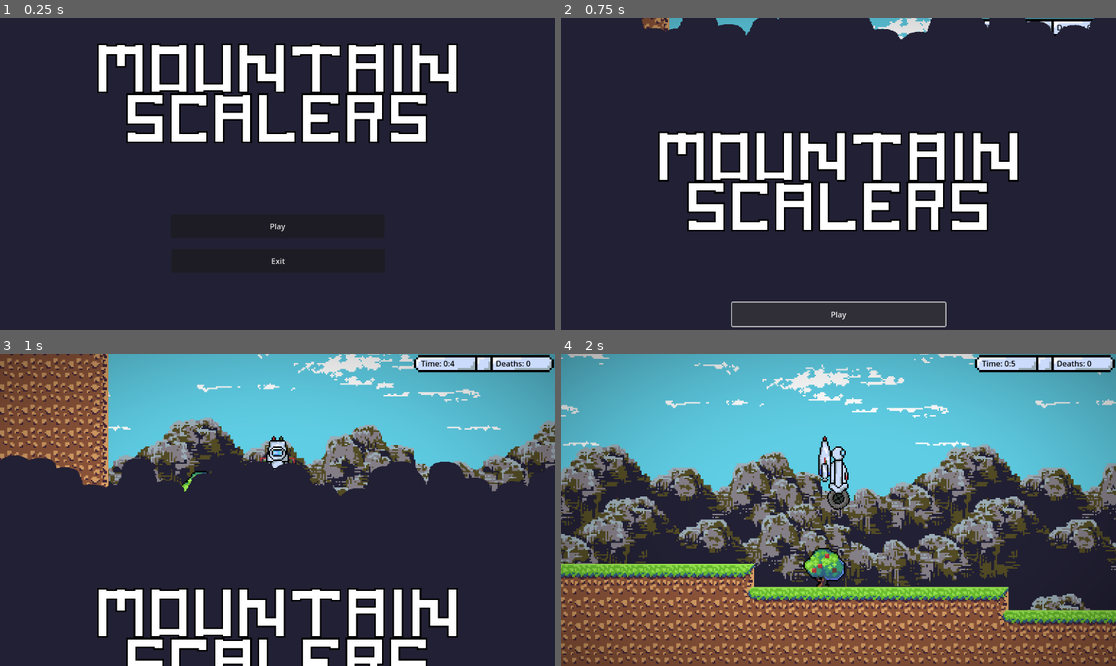
Above: before the commit, frames 1-4 (two rows, left to right).
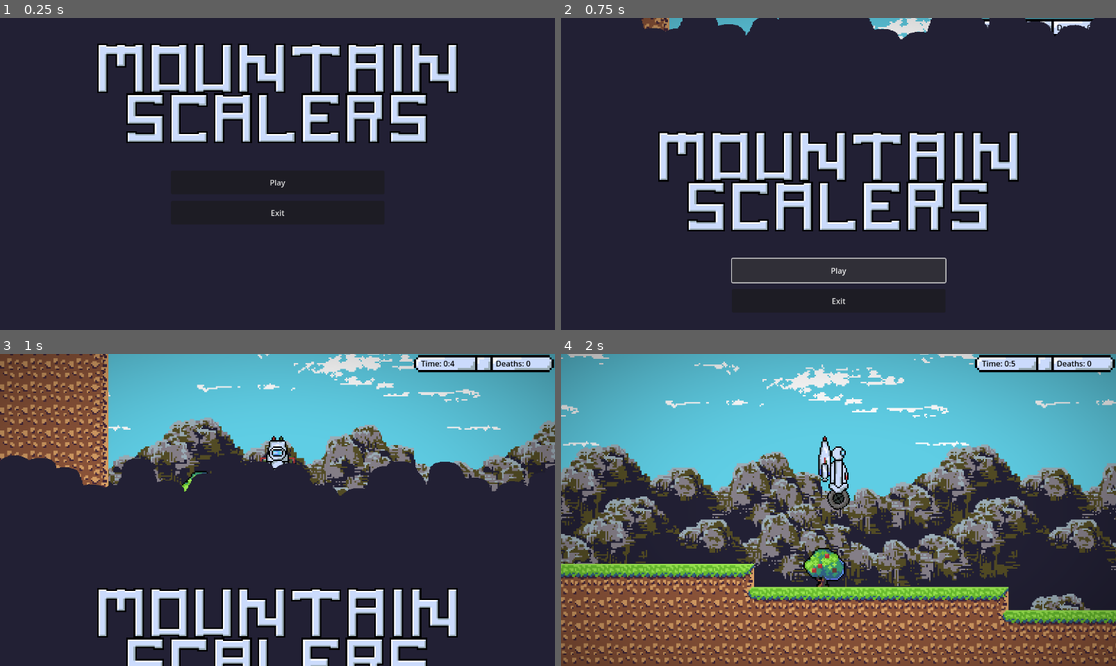
Above: after the commit, the same moments.

Repository: Hexuar/GMTK-Jam
Game: Godot game, scene res://scenes/main.tscn
Same seed, same stepped clock (60 frames per second), same inputs: the game is played once before the commit and once after it.
Inputs:
- Up to frame 1 (0.25 s): no input
- Up to frame 2 (0.75 s): click "Play" at 0.5 s
- Up to frame 3 (1 s): no input
- Up to frame 4 (2 s): tap Enter (ui_accept) at 1.25 s; hold D (Right) from 1.28 s (still down); tap Shift (Dash) at 1.35 s; tap Space (Jump) at 1.52 s

The runs differ from the first frame. In frame 1, 6.4% of the frame differs, in the area x 17-83%, y 8-79%; in frame 2, 7.1%, in the area x 17-83%, y 36-100%; in frame 3, 5.0%; in frame 4, nothing differs.

Commit message:
Logo & Menu Tweaks

Diff:
--- a/scenes/menu.tscn
+++ b/scenes/menu.tscn
@@ -18,17 +18,17 @@
 [node name="Buttons" type="Control" parent="."]
 process_mode = 3
 layout_mode = 1
-anchors_preset = 7
+anchors_preset = 8
 anchor_left = 0.5
-anchor_top = 1.0
+anchor_top = 0.5
 anchor_right = 0.5
-anchor_bottom = 1.0
+anchor_bottom = 0.5
 offset_left = -386.5
-offset_top = -676.0
+offset_top = -221.5
 offset_right = 386.5
-offset_bottom = -233.0
+offset_bottom = 221.5
 grow_horizontal = 2
-grow_vertical = 0
+grow_vertical = 2
 
 [node name="StartButton" type="Button" parent="Buttons"]
 layout_mode = 1
@@ -37,40 +37,43 @@
 anchor_top = 0.5
 anchor_right = 0.5
 anchor_bottom = 0.5
-offset_left = -222.0
-offset_top = -67.0
-offset_right = 221.0
-offset_bottom = -18.0
+offset_left = -221.5
+offset_top = -24.5
+offset_right = 221.5
+offset_bottom = 24.5
 grow_horizontal = 2
 grow_vertical = 2
 text = "Play"
 
 [node name="ExitButton" type="Button" parent="Buttons"]
 layout_mode = 1
-anchors_preset = 7
+anchors_preset = 8
 anchor_left = 0.5
-anchor_top = 1.0
+anchor_top = 0.5
 anchor_right = 0.5
-anchor_bottom = 1.0
-offset_left = -221.0
-offset_top = -216.5
-offset_right = 222.0
-offset_bottom = -167.5
+anchor_bottom = 0.5
+offset_left = -221.5
+offset_top = 38.5
+offset_right = 221.5
+offset_bottom = 87.5
 grow_horizontal = 2
-grow_vertical = 0
+grow_vertical = 2
 text = "Exit
 "
 
 [node name="TextureRect" type="TextureRect" parent="."]
 layout_mode = 1
-anchors_preset = 5
+anchors_preset = 8
 anchor_left = 0.5
+anchor_top = 0.5
 anchor_right = 0.5
+anchor_bottom = 0.5
 offset_left = -374.0
-offset_top = 300.0
+offset_top = -288.0
 offset_right = 374.0
-offset_bottom = 543.0
+offset_bottom = -45.0
 grow_horizontal = 2
+grow_vertical = 2
 size_flags_horizontal = 4
 texture = ExtResource("3_et2s8")
 stretch_mode = 4
Binary file changed: assets/logo.png
